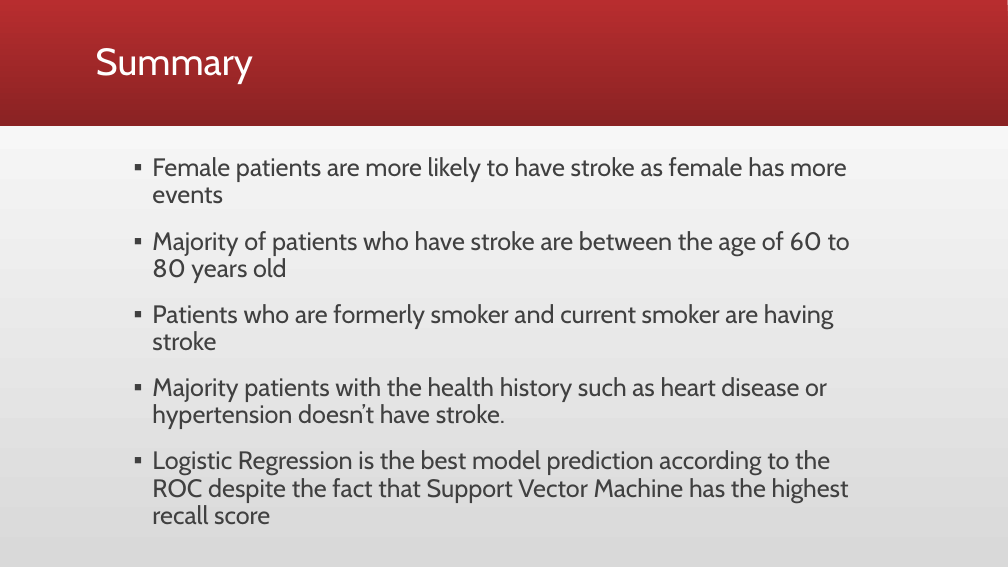
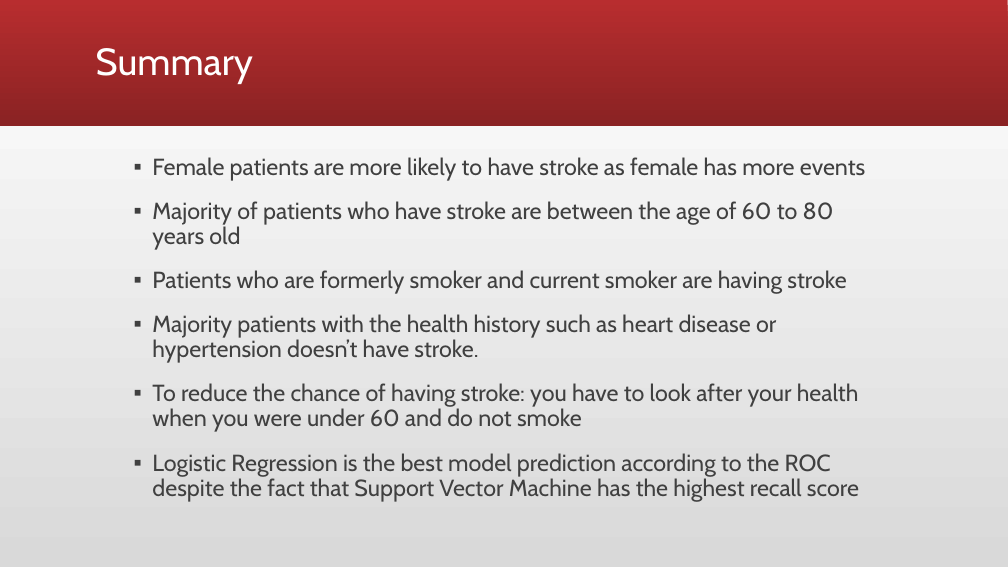
Before and after one commit to darrylrusli/mini_project, a slide deck: slide 23 of Stroke Prediction Presentation.pptx. Drawn at 1008x567 pixels with LibreOffice and Linux fonts; fonts in the diff are those of the drawing. Boxes give left, top, right and bottom in pixels: in the first picture for what was removed or moved away, otherwise in the second. Text is boxed around its words. In the diff, an @@ line names an element or a change of style, - is before the commit and + after.

```diff
--- a/Stroke Prediction Presentation.pptx
+++ b/Stroke Prediction Presentation.pptx
@@ text at bbox=[152, 157, 865, 502]: size 24 to 22.2 pt in "Female patients are more likely to have ...", "Majority of patients who have stroke are ...", "Patients who are formerly smoker and current ...", "Majority patients with the health history such ..." and 1 more places @@
@@ text at bbox=[152, 383, 859, 432]: paragraph added @@
+▪ To reduce the chance of having stroke: you have to look after your health when you were under 60 and do not smoke
```
Also in this commit, not shown: 1 other slide changed.
